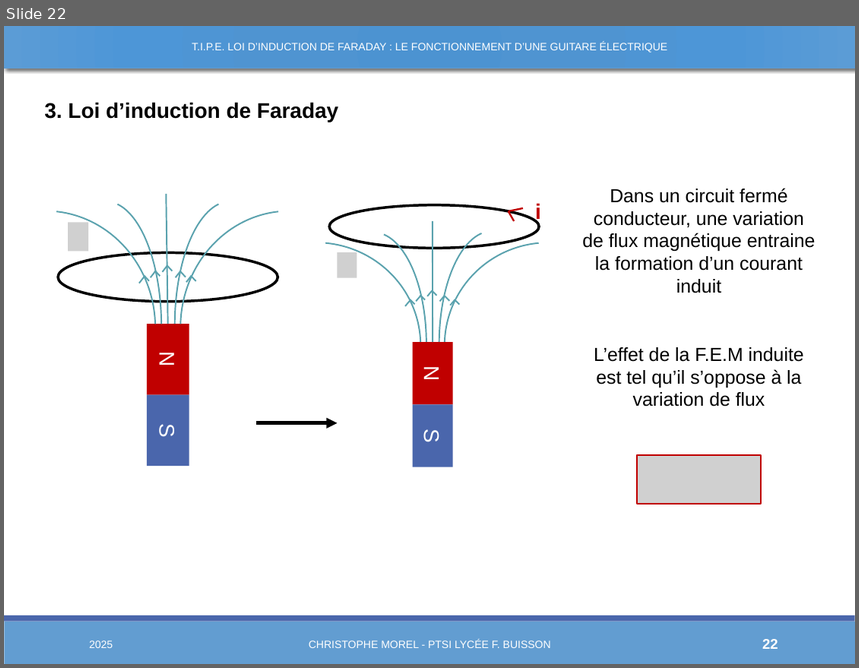
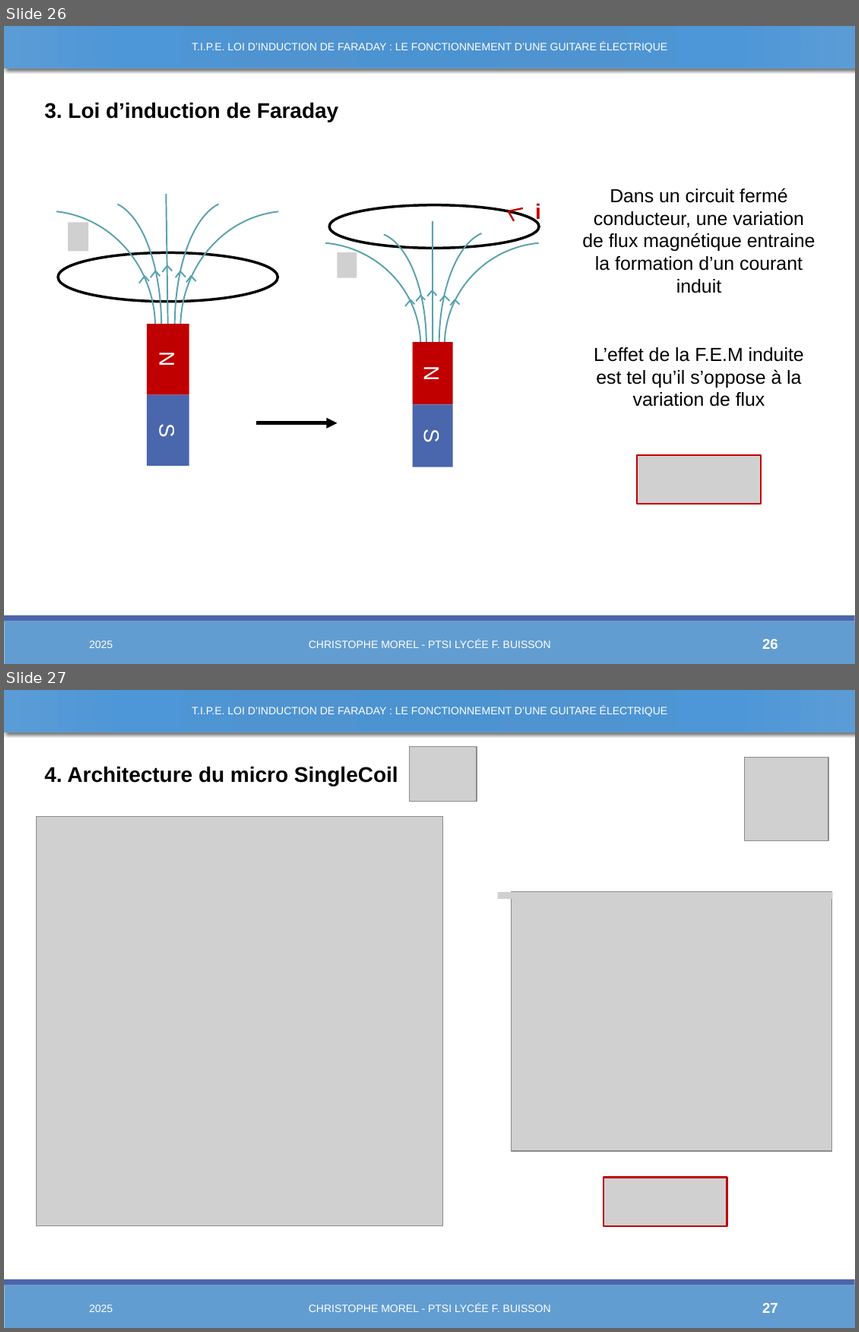
Before and after one commit to Chrismorel7/TIPE---Micro_guitare_elec, a slide deck: Views/Decembre.pptx. Shown one above the other, each under a label of ours: slide 22 before the commit, slides 26 and 27 after it. The pictures are 859x668 and 859x1332 pixels, drawn with LibreOffice and Linux fonts; fonts in the diff are those of the drawing; grey boxes stand for pictures. Boxes give left, top, right and bottom in pixels: in the first picture for what was removed or moved away, otherwise in the second. Text is boxed around its words. In the diff, an @@ line names an element or a change of style, - is before the commit and + after.

```diff
--- a/Views/Decembre.pptx
+++ b/Views/Decembre.pptx
@@ slide 27 added at (4,690,855,1328), background #FFFFFF; not listed: 2 template elements that a slide beside it also shows @@
@@ rectangle added at (4,690,855,732), fill gradient #4C93D2 to #4F95D2 to #4E97D8 to #5C9DD7, outline #629DD1 1 pt @@
@@ text added at (192,706,668,717), 9 pt, text #FFFFFF @@
+T.I.P.E. LOI D’INDUCTION DE FARADAY : LE FONCTIONNEMENT D’UNE GUITARE ÉLECTRIQUE
@@ picture added at (410,746,477,802) @@
@@ picture added at (744,757,828,840) @@
@@ text added at (44,766,398,786), 18 pt, text #000000, bold @@
+4. Architecture du micro SingleCoil
@@ picture added at (37,817,443,1227) @@
@@ picture added at (498,893,833,900) @@
@@ picture added at (512,891,832,1151) @@
@@ rectangle added at (34,1084,826,1102), fill #FFFFFF, outline #FFFFFF 1.25 pt @@
@@ picture added at (603,1178,727,1227) @@
@@ text added at (89,1305,113,1312), 9 pt, text #FFFFFF @@
+2025
@@ text added at (309,1303,551,1312), 9 pt, text #FFFFFF @@
+CHRISTOPHE MOREL - PTSI LYCÉE F. BUISSON
@@ page number added at (762,1303,778,1313), 12 pt, text #FFFFFF, bold @@
+27
@@ what was slide 22 is now slide 26 @@
@@ page number at (762,639,778,649): text changed @@
-22
+26
```
Also in this commit, not shown: 19 slides changed, 5 other slides added, 22 other files.
